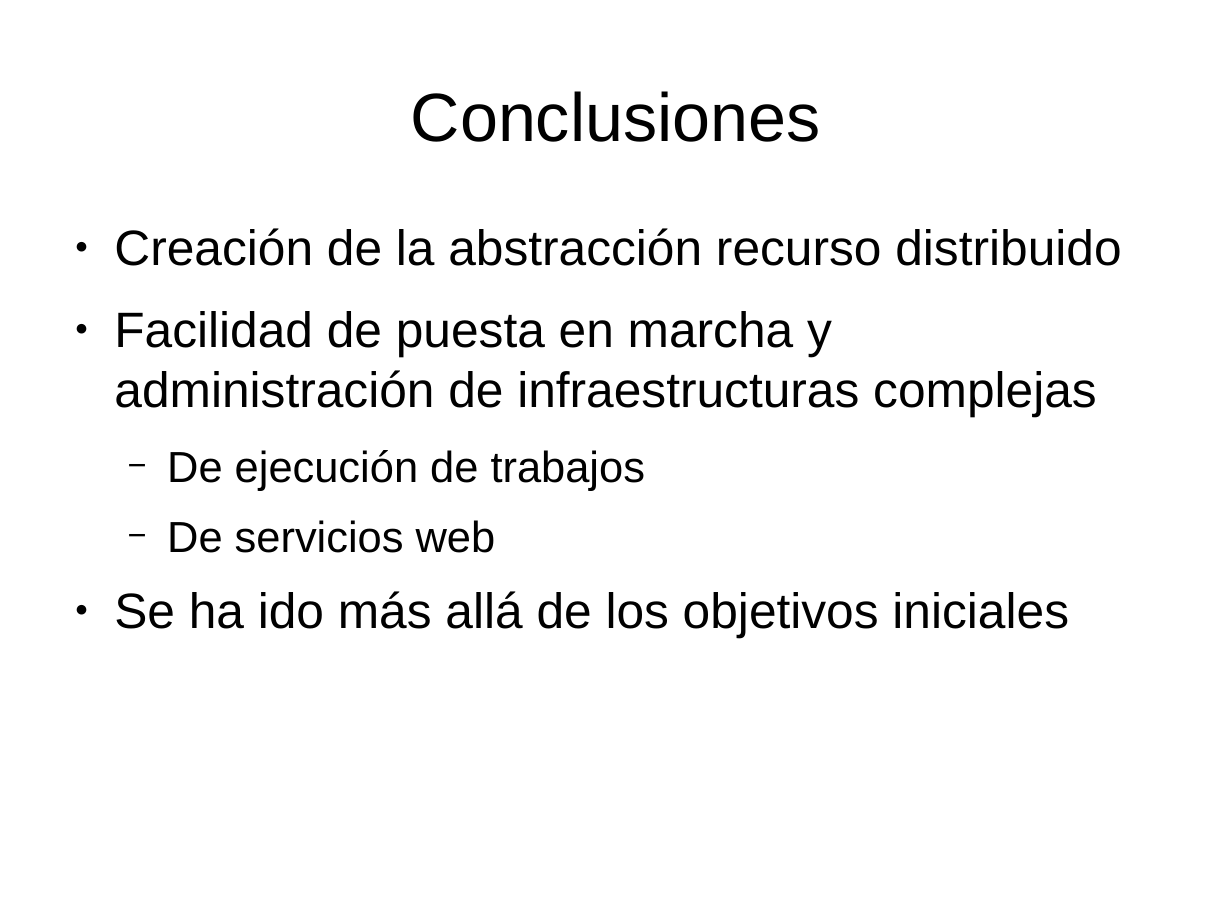
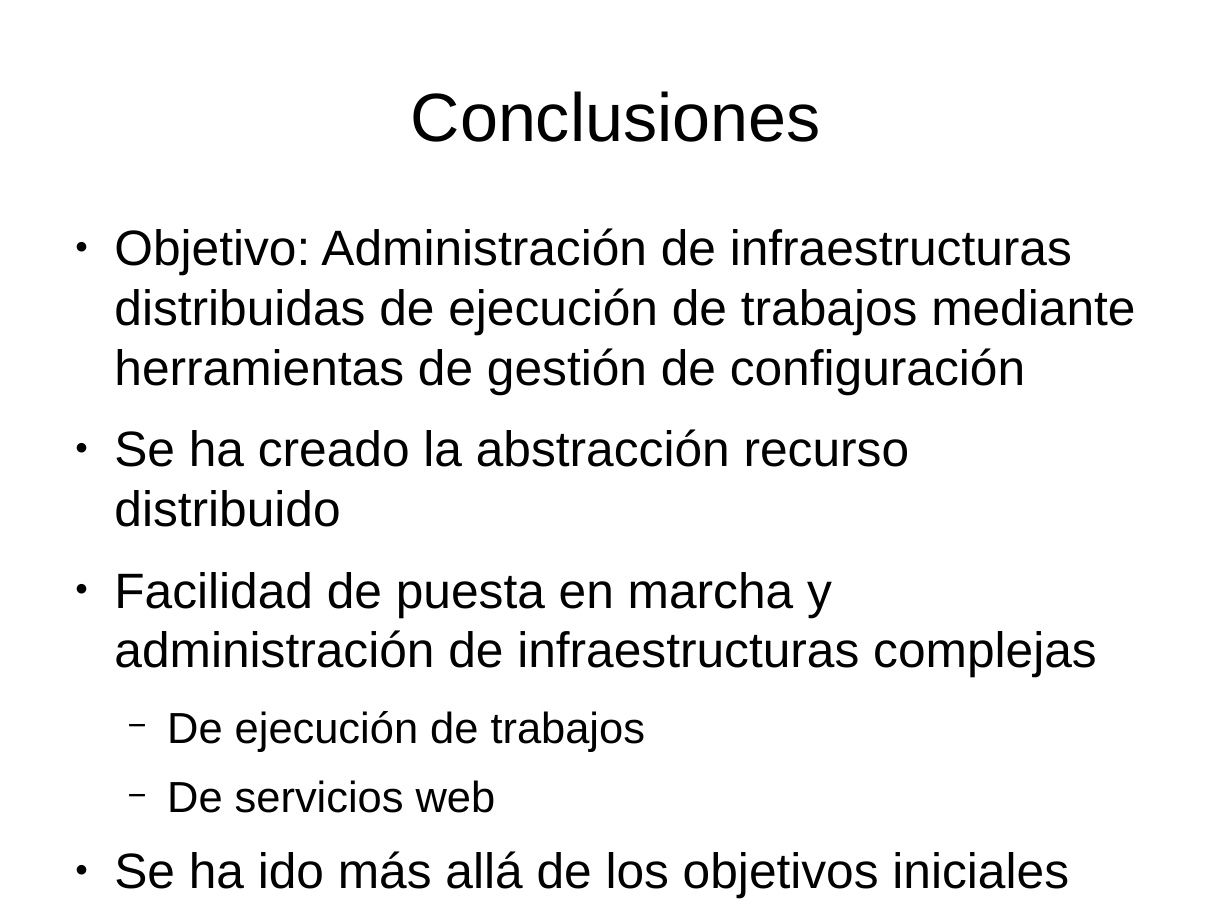
Before and after one commit to dcere/pfc, a slide deck: slide 31 of adm/presentacion/presentacion.odp (slide 26 before the commit). Drawn at 1232x924 pixels with LibreOffice and Linux fonts; fonts in the diff are those of the drawing. Boxes give left, top, right and bottom in pixels: in the first picture for what was removed or moved away, otherwise in the second. Text is boxed around its words. In the diff, an @@ line names an element or a change of style, - is before the commit and + after.

```diff
--- a/adm/presentacion/presentacion.odp
+++ b/adm/presentacion/presentacion.odp
@@ text at [114, 228, 1135, 527]: text changed @@
-● Creación de la abstracción recurso distribuido
+● Objetivo: Administración de infraestructuras distribuidas de ejecución de trabajos mediante herramientas de gestión de configuración
+● Se ha creado la abstracción recurso distribuido
```
Also in this commit, not shown: 9 other slides changed, 6 slides added, 3 other files.
